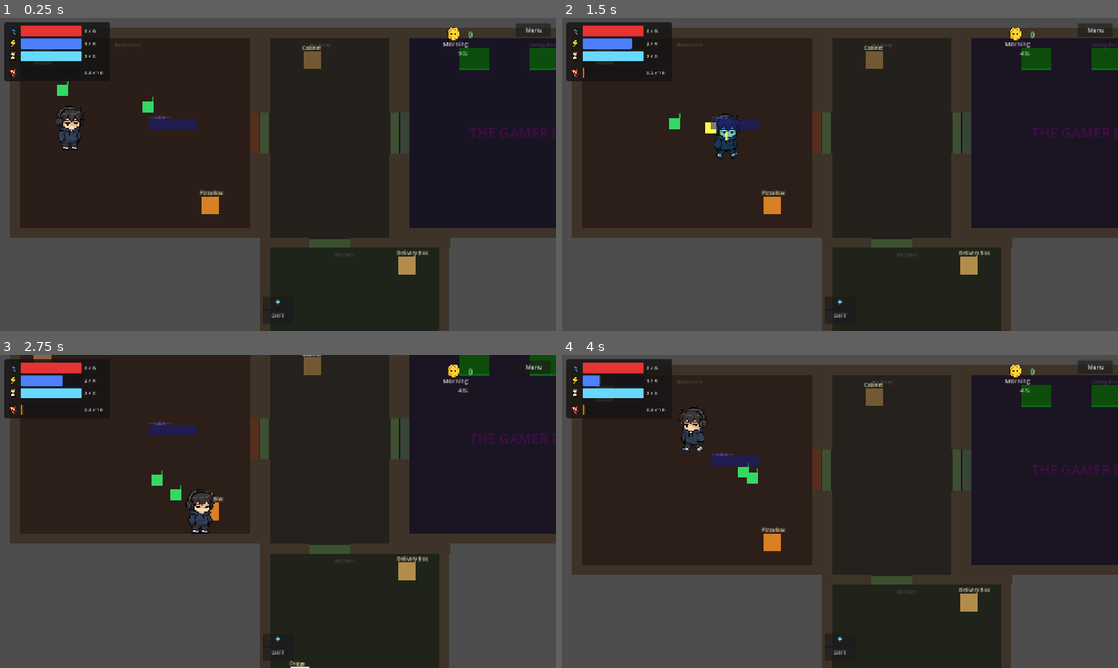
Above: before the commit, frames 1-4 (two rows, left to right).
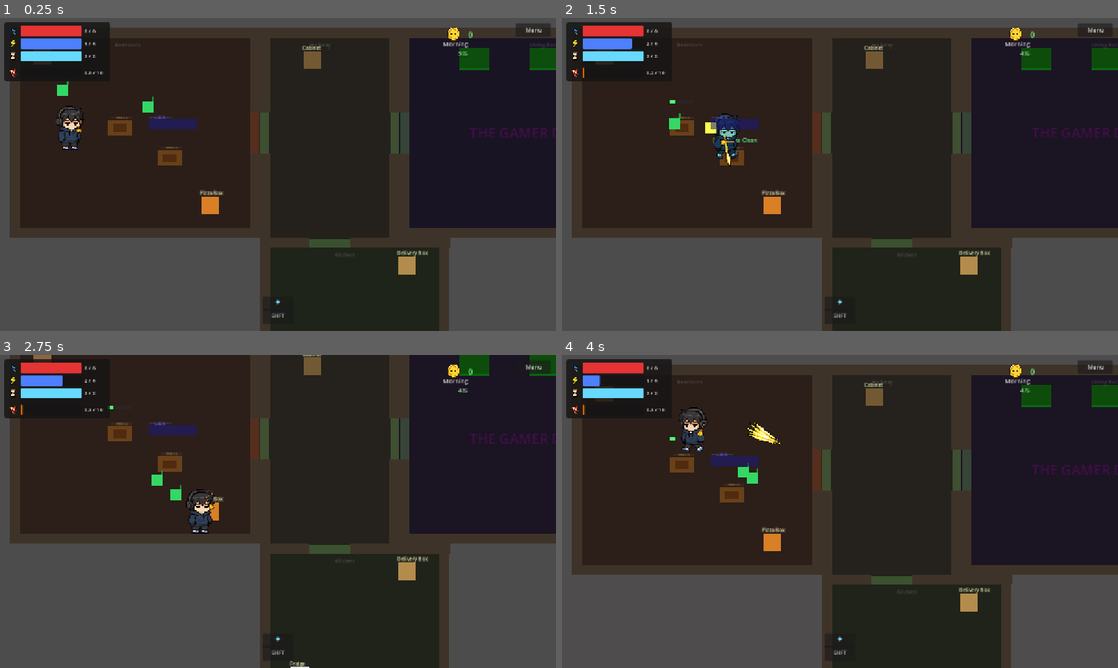
Above: after the commit, the same moments.

Repository: jonghunlee05/flatmate-from-hell
Game: Godot game, scene res://scenes/game/Game.tscn
The game is run twice, just before and just after one commit, with the same random seed, the same clock (stepped at 60 frames per second) and the same inputs. This scene is started directly instead of the project's main scene.
Inputs (mouse positions are in pixels of both pictures, inside the frame that each line leads up to):
- Up to frame 1 (0.25 s): no input
- Up to frame 2 (1.5 s): tap Enter (ui_accept) at 0.5, 0.77 s; move the mouse to (962, 158) at 0.52 s; hold D (move_right) 0.53-1.28 s; hold L 0.53-1.28 s; click (962, 158) at 0.67 s; move the mouse to (728, 190) at 1.27 s; hold S (move_down) from 1.28 s (still down); tap L at 1.35 s; click (728, 190) at 1.42 s
- Up to frame 3 (2.75 s): tap Enter (ui_accept) at 1.52 s; move the mouse to (333, 442) at 2.02 s; release S (move_down) at 2.03 s; hold D (move_right) from 2.03 s (still down); hold E from 2.03 s (still down); click (333, 442) at 2.17 s; tap L at 2.3 s
- Up to frame 4 (4 s): move the mouse to (812, 574) at 2.77 s; release D (move_right) at 2.78 s; release E at 2.78 s; hold W (move_up) 2.78-3.53 s; tap L at 2.85 s; click (812, 574) at 2.92 s; tap Enter (ui_accept) at 3.02, 3.77 s; move the mouse to (1006, 558) at 3.52 s; hold A (move_left) from 3.53 s (still down); hold L from 3.53 s (still down); click (1006, 558) at 3.67 s

The runs differ from the first frame. In frame 1, 0.5% of the frame differs, in the area x 12-33%, y 31-48%; in frame 2, 0.4%; in frame 3, 0.5%; in frame 4, 0.7%, in the area x 19-40%, y 21-48%.

Commit message:
Add broom item sprite, mess placeholder, and hold-to-clean mechanic
- Broom sprite sheet (3 rows: idle, attack, clean) loaded in StagePlayer
- Broom idle floats on arm pivot, arm line hidden
- LMB triggers broom attack arc effect (row 1)
- Entering stage auto-plays clean motion once as placeholder
- MessObject: placeholder mess stains with progress bar
- Hold L for 2s near mess to trigger looping clean animation and remove mess
- Game.gd: two mess placeholders spawned in bedroom
- CLAUDE.md renamed to FFH_OUTLINE.md with full design docs

Diff:
--- a/scripts/game/Game.gd
+++ b/scripts/game/Game.gd
@@ -6,6 +6,7 @@
 const PhaseScript  = preload("res://scripts/stage1/PhaseManager.gd")
 const HUDScript    = preload("res://scripts/stage1/StageHUD.gd")
 const ScavengeScript = preload("res://scripts/stage1/ScavengeObject.gd")
+const MessScript     = preload("res://scripts/stage1/MessObject.gd")
 const DroneScript    = preload("res://scripts/stage1/enemies/GamerDrone.gd")
 const CanEnemyScript = preload("res://scripts/stage1/enemies/ThrownCanEnemy.gd")
 const ChairScript    = preload("res://scripts/stage1/hazards/RollingChair.gd")
@@ -109,6 +110,8 @@
 		Vector2(120, 290), Vector2(360, 290)])
 	_add_scavenge(room, Vector2(65, 55), 0)   # drawer
 	_add_scavenge(room, Vector2(400, 355), 2) # pizza_box
+	_add_mess(room, Vector2(220, 200))        # placeholder mess
+	_add_mess(room, Vector2(320, 260))        # placeholder mess
 	_add_room_label(room, "Bedroom", W, H)
 
 func _build_hallway() -> void:
@@ -336,6 +339,12 @@
 	obj.position = local_pos
 	obj.setup(type_int)
 	room.register_scavenge(obj)
+
+func _add_mess(room: Node2D, local_pos: Vector2) -> void:
+	var obj := Node2D.new()
+	obj.set_script(MessScript)
+	room.add_child(obj)
+	obj.position = local_pos
 
 func _add_room_label(room: Node2D, text: String, W: float, _H: float) -> void:
 	var lbl := Label.new()
--- /dev/null
+++ b/scripts/stage1/MessObject.gd
@@ -0,0 +1,79 @@
+extends Node2D
+
+# Placeholder mess tile — hold L for 2 seconds to clean it.
+
+const CLEAN_TIME := 2.0
+
+var _used        := false
+var _prompt      : Label
+var _bar_bg      : ColorRect
+var _bar_fill    : ColorRect
+
+func _ready() -> void:
+	add_to_group("mess")
+
+	# Dirty floor stain
+	var rect := ColorRect.new()
+	rect.size = Vector2(48, 32)
+	rect.position = Vector2(-24, -16)
+	rect.color = Color(0.45, 0.28, 0.10, 0.85)
+	add_child(rect)
+
+	# Inner darker smudge
+	var smudge := ColorRect.new()
+	smudge.size = Vector2(28, 16)
+	smudge.position = Vector2(-14, -8)
+	smudge.color = Color(0.30, 0.16, 0.06, 0.9)
+	add_child(smudge)
+
+	# Label
+	var lbl := Label.new()
+	lbl.text = "~~mess~~"
+	lbl.add_theme_font_size_override("font_size", 9)
+	lbl.add_theme_color_override("font_color", Color(0.8, 0.6, 0.3, 0.7))
+	lbl.position = Vector2(-18, -28)
+	add_child(lbl)
+
+	# Prompt
+	_prompt = Label.new()
+	_prompt.text = "[L] Hold to Clean"
+	_prompt.add_theme_font_size_override("font_size", 11)
+	_prompt.add_theme_color_override("font_color", Color(0.4, 1.0, 0.6))
+	_prompt.position = Vector2(-38, -44)
+	_prompt.visible = false
+	add_child(_prompt)
+
+	# Progress bar background
+	_bar_bg = ColorRect.new()
+	_bar_bg.size = Vector2(48, 6)
+	_bar_bg.position = Vector2(-24, -56)
+	_bar_bg.color = Color(0.15, 0.15, 0.15, 0.85)
+	_bar_bg.visible = false
+	add_child(_bar_bg)
+
+	# Progress bar fill
+	_bar_fill = ColorRect.new()
+	_bar_fill.size = Vector2(0, 6)
+	_bar_fill.position = Vector2(-24, -56)
+	_bar_fill.color = Color(0.3, 1.0, 0.45)
+	_bar_fill.visible = false
+	add_child(_bar_fill)
+
+func show_prompt(show: bool) -> void:
+	if _prompt:
+		_prompt.visible = show and not _used
+
+func set_clean_progress(t: float) -> void:
+	# t is 0.0 → 1.0
+	if _used:
+		return
+	var showing := t > 0.0
+	_bar_bg.visible   = showing
+	_bar_fill.visible = showing
+	_bar_fill.size.x  = 48.0 * t
+
+func clean() -> void:
+	if _used:
+		return
+	_used = true
+	queue_free()
--- a/scripts/stage1/StagePlayer.gd
+++ b/scripts/stage1/StagePlayer.gd
@@ -21,6 +21,16 @@
 var _arm_right    := true
 var _facing_right := true
 
+# ── Broom item ────────────────────────────────────────────────────────────────
+const BROOM_PATH     := "res://assets/items/broom.png"
+const BROOM_COLS     := 3
+const BROOM_ROWS     := 3
+const BROOM_ITEM_SCALE := 0.09   # idle sprite on arm
+const BROOM_EFFECT_SCALE := 0.22 # sweep/clean effect
+
+var _broom_tex         : Texture2D       = null
+var _broom_item_sprite : AnimatedSprite2D = null
+
 # ── Other state ───────────────────────────────────────────────────────────────
 
 var _sprite      : AnimatedSprite2D
@@ -31,7 +41,11 @@
 var _attack_timer    := 0.0
 var _inv_timer       := 0.0
 var _near_scavenge   : Node2D = null
-var _e_was_pressed   := false
+var _near_mess           : Node2D          = null
+var _e_was_pressed       := false
+var _clean_hold          := 0.0
+var _clean_effect        : AnimatedSprite2D = null
+const CLEAN_HOLD_TIME    := 2.0
 var _knockback       := Vector2.ZERO
 var _knockback_timer := 0.0
 var _slow_timer      := 0.0
@@ -85,7 +99,11 @@
 	_attack_area.add_child(ac)
 
 	_setup_arm()
+	_setup_broom()
 	_setup_skill_hud()
+	# Show cleaning motion once on enter as placeholder
+	get_tree().create_timer(0.8).timeout.connect(func():
+		if is_instance_valid(self): _spawn_broom_effect(2))
 
 # ── Arm setup ────────────────────────────────────────────────────────────────
 
@@ -104,6 +122,92 @@
 	_arm_line.default_color = Color(0.88, 0.72, 0.56)
 	_arm_pivot.add_child(_arm_line)
 
+# ── Broom setup ──────────────────────────────────────────────────────────────
+
+func _setup_broom() -> void:
+	_broom_tex = load(BROOM_PATH) as Texture2D
+	var fw := _broom_tex.get_width()  / BROOM_COLS
+	var fh := _broom_tex.get_height() / BROOM_ROWS
+
+	var frames := SpriteFrames.new()
+	frames.remove_animation("default")
+	frames.add_animation("idle")
+	frames.set_animation_speed("idle", 3.0)
+	for i in range(BROOM_COLS):
+		var at := AtlasTexture.new()
+		at.atlas = _broom_tex
+		at.region = Rect2(i * fw, 0, fw, fh)   # row 0
+		frames.add_frame("idle", at)
+
+	_broom_item_sprite = AnimatedSprite2D.new()
+	_broom_item_sprite.sprite_frames = frames
+	_broom_item_sprite.scale = Vector2(BROOM_ITEM_SCALE, BROOM_ITEM_SCALE)
+	_broom_item_sprite.position = Vector2(ARM_VISUAL_LEN + 4, 0)
+	_broom_item_sprite.play("idle")
+	_arm_pivot.add_child(_broom_item_sprite)
+
+	# Hide the raw arm line — broom handle is part of the sprite
+	_arm_line.visible = false
+
+func _spawn_broom_effect(row: int) -> void:
+	if _broom_tex == null or not is_inside_tree():
+		return
+	var fw := _broom_tex.get_width()  / BROOM_COLS
+	var fh := _broom_tex.get_height() / BROOM_ROWS
+
+	var frames := SpriteFrames.new()
+	frames.remove_animation("default")
+	frames.add_animation("play")
+	frames.set_animation_speed("play", 9.0)
+	frames.set_animation_loop("play", false)
+	for i in range(BROOM_COLS):
+		var at := AtlasTexture.new()
+		at.atlas = _broom_tex
+		at.region = Rect2(i * fw, row * fh, fw, fh)
+		frames.add_frame("play", at)
+
+	var effect := AnimatedSprite2D.new()
+	effect.sprite_frames = frames
+	effect.scale = Vector2(BROOM_EFFECT_SCALE, BROOM_EFFECT_SCALE)
+
+	if row == 1:
+		# Attack: orient toward mouse
+		var mouse_dir := (get_global_mouse_position() - global_position).normalized()
+		effect.rotation = mouse_dir.angle()
+		effect.global_position = global_position + mouse_dir * 28.0
+	else:
+		# Clean: centred on player, no rotation
+		effect.global_position = global_position
+
+	get_tree().current_scene.add_child(effect)
+	effect.play("play")
+	effect.animation_finished.connect(func(): effect.queue_free())
+
+func _spawn_broom_effect_loop(row: int) -> AnimatedSprite2D:
+	if _broom_tex == null or not is_inside_tree():
+		return null
+	var fw := _broom_tex.get_width()  / BROOM_COLS
+	var fh := _broom_tex.get_height() / BROOM_ROWS
+
+	var frames := SpriteFrames.new()
+	frames.remove_animation("default")
+	frames.add_animation("play")
+	frames.set_animation_speed("play", 9.0)
+	frames.set_animation_loop("play", true)   # loops until freed
+	for i in range(BROOM_COLS):
+		var at := AtlasTexture.new()
+		at.atlas = _broom_tex
+		at.region = Rect2(i * fw, row * fh, fw, fh)
+		frames.add_frame("play", at)
+
+	var effect := AnimatedSprite2D.new()
+	effect.sprite_frames = frames
+	effect.scale = Vector2(BROOM_EFFECT_SCALE, BROOM_EFFECT_SCALE)
+	effect.global_position = global_position
+	get_tree().current_scene.add_child(effect)
+	effect.play("play")
+	return effect
+
 # ── Arm update ───────────────────────────────────────────────────────────────
 
 func _update_arm() -> void:
@@ -128,6 +232,25 @@
 		_near_scavenge.interact()
 	_e_was_pressed = e
 
+	var l := Input.is_physical_key_pressed(KEY_L)
+	if l and _near_mess != null:
+		if _clean_effect == null or not is_instance_valid(_clean_effect):
+			_clean_effect = _spawn_broom_effect_loop(2)
+		else:
+			_clean_effect.global_position = global_position
+		_clean_hold += delta
+		_near_mess.set_clean_progress(_clean_hold / CLEAN_HOLD_TIME)
+		if _clean_hold >= CLEAN_HOLD_TIME:
+			_stop_clean_effect()
+			_near_mess.clean()
+			_near_mess = null
+			_clean_hold = 0.0
+	else:
+		_stop_clean_effect()
+		if _near_mess != null:
+			_near_mess.set_clean_progress(0.0)
+		_clean_hold = 0.0
+
 	if _knockback_timer > 0.0:
 		_knockback_timer -= delta
 		velocity = _knockback
@@ -175,6 +298,11 @@
 	# Dodge — Space + direction (only when skill is on cooldown)
 	if Input.is_action_just_pressed("ui_accept") and dir != Vector2.ZERO:
 		_begin_dodge(dir)
+
+func _stop_clean_effect() -> void:
+	if _clean_effect != null and is_instance_valid(_clean_effect):
+		_clean_effect.queue_free()
+	_clean_effect = null
 
 func _input_dir() -> Vector2:
 	var d := Vector2.ZERO
@@ -226,13 +354,14 @@
 		if col.has_method("take_damage"):
 			col.take_damage(ATTACK_DAMAGE)
 
+	# Broom attack effect (row 1)
+	_spawn_broom_effect(1)
+
 	# Flash on swing
 	_sprite.modulate = Color(0.5, 0.9, 1.0)
-	_arm_line.default_color = Color(1.0, 0.95, 0.5)
 	get_tree().create_timer(0.08).timeout.connect(func():
 		if is_instance_valid(self):
-			_sprite.modulate        = Color.WHITE
-			_arm_line.default_color = Color(0.88, 0.72, 0.56))
+			_sprite.modulate = Color.WHITE)
 
 # ── Invincibility ─────────────────────────────────────────────────────────────
 
@@ -493,6 +622,18 @@
 		if _near_scavenge != null:
 			_near_scavenge.show_prompt(true)
 
+	var prev_mess := _near_mess
+	_near_mess = null
+	for obj in get_tree().get_nodes_in_group("mess"):
+		if is_instance_valid(obj) and obj.global_position.distance_to(global_position) < 72.0:
+			_near_mess = obj
+			break
+	if prev_mess != _near_mess:
+		if prev_mess != null and is_instance_valid(prev_mess):
+			prev_mess.show_prompt(false)
+		if _near_mess != null:
+			_near_mess.show_prompt(true)
+
 # ── Hit response ──────────────────────────────────────────────────────────────
 
 func apply_knockback(force: Vector2) -> void:
Binary file added: assets/items/broom.png
Not shown, added: scripts/stage1/MessObject.gd.uid
Not shown, removed: CLAUDE.md
Not shown, added: FFH_OUTLINE.md
